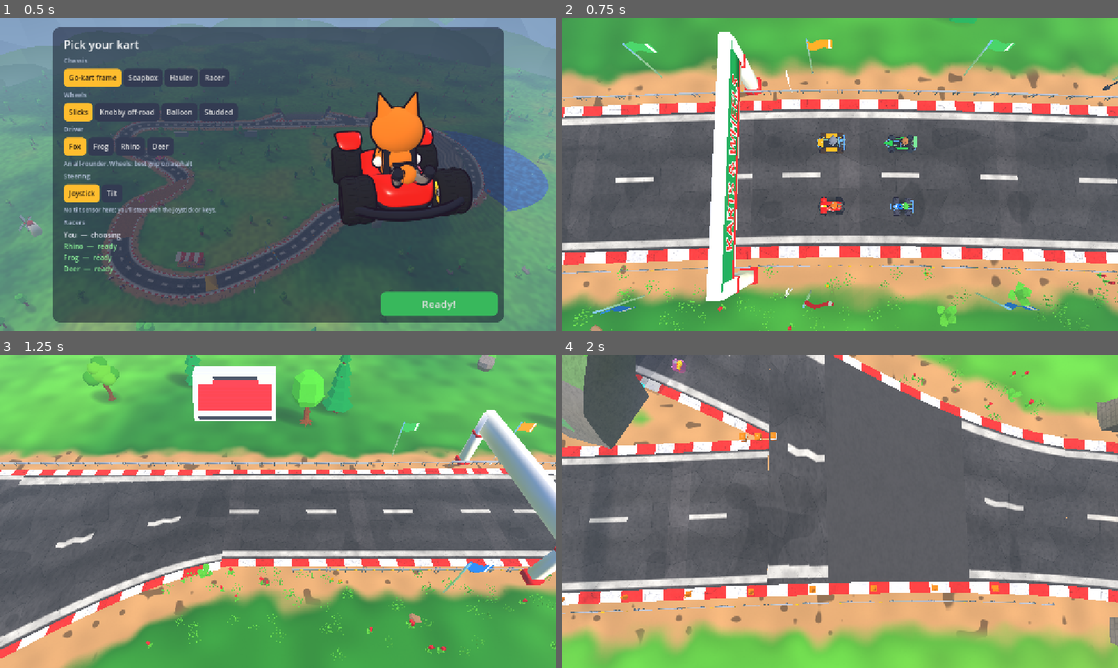
Above: before the commit, frames 1-4 (two rows, left to right).
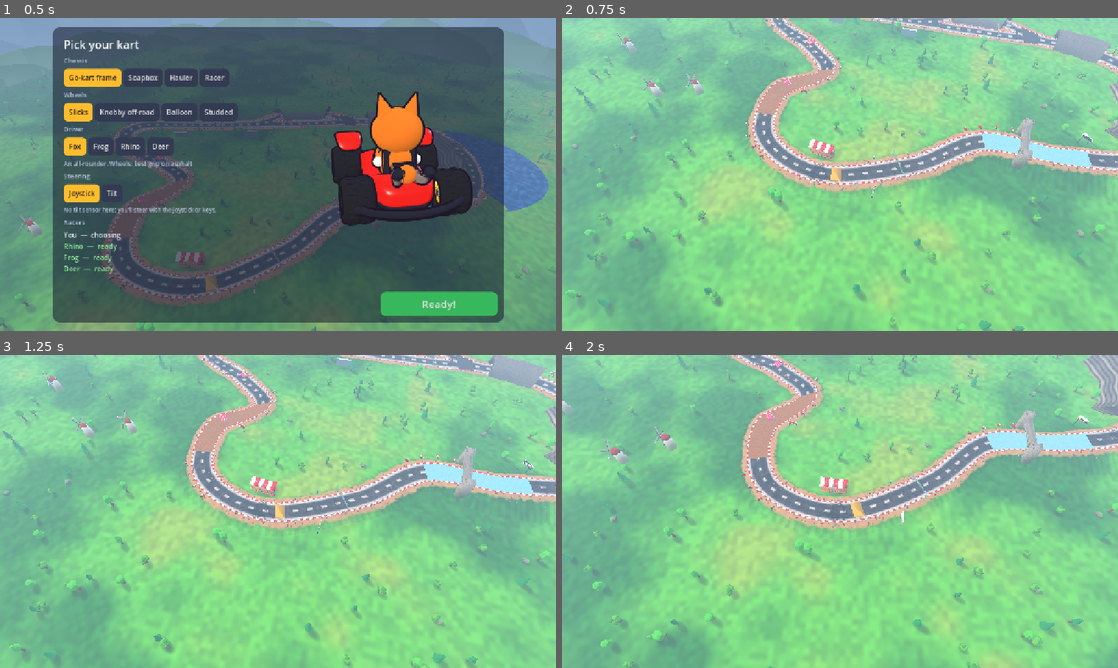
Above: after the commit, the same moments.

Repository: lukechn99/games
Game: Godot game, scene res://scenes/main.tscn
The game is run twice, just before and just after one commit, with the same random seed, the same clock (stepped at 60 frames per second) and the same inputs.
Inputs (mouse positions are in pixels of both pictures, inside the frame that each line leads up to):
- Up to frame 1 (0.5 s): no input
- Up to frame 2 (0.75 s): click "Ready!" at 0.5 s
- Up to frame 3 (1.25 s): no input
- Up to frame 4 (2 s): tap Enter at 1.25 s; move the mouse to (962, 495) at 1.27 s; hold D (steer_right) from 1.28 s (still down); hold Shift (drift) from 1.28 s (still down); click (962, 495) at 1.42 s; tap Space at 1.52 s

Frame 1 is identical in both runs. In frame 2, 100% of the frame differs, in the area x 0-100%, y 0-100%; in frame 3, 100%; in frame 4, 100%.

Commit message:
Fly-in: one slow, high circle down to your kart
The fly-in began from the camera after it had been snapped behind the
kart, so it lurched up from the grid and back down. It now starts from
the aerial tour's pose, above the tallest scenery, takes 8 s for one
turn, holds height before dropping, and can't be restarted mid-flight.
The online countdown allows for the longer fly-in.

Co-Authored-By: Claude Opus 5.5 <noreply@anthropic.com>
Claude-Session: https://claude.ai/code/session_01KfLUHNsrhXFzoqocSTpJTD

Diff:
--- a/racing/scripts/main.gd
+++ b/racing/scripts/main.gd
@@ -322,7 +322,7 @@
 # the map: one more full circle, spiralling down toward the grid, ending
 # right behind your kart where the race camera takes over.
 
-const INTRO := 4.5
+const INTRO := 8.0   # slow: one unhurried turn, coming down
 var _intro_len := INTRO
 var _intro_left := 0.0
 var _intro_pin := -1.0   # ?introt=T: hold the fly-in at T (0..1), for checking it
@@ -331,11 +331,14 @@
 
 
 func _begin_intro(seconds := INTRO) -> void:
+	if _intro_left > 0.0:
+		return   # already flying in
 	_intro_len = seconds
 	_intro_left = seconds
-	var c := track.map_centre()
-	var off := camera.global_position - c
-	_intro_from = Vector3(Vector2(off.x, off.z).length(), off.y, atan2(off.z, off.x))
+	# Start from where the aerial tour is now, not from the camera: by this
+	# point the race camera has already been snapped behind the kart.
+	var r := track.map_radius() * 1.05 + 40.0
+	_intro_from = Vector3(r, 150.0 + r * 0.1, _tour * 0.08)
 	_intro_ceiling = -1.0   # measured on the first frame (the scenery's solid by then)
 	camera.set_process(false)
 	hud.visible = false
@@ -357,6 +360,7 @@
 			var hit := sp.intersect_ray(PhysicsRayQueryParameters3D.create(p + Vector3.UP * 400.0, p + Vector3.DOWN * 200.0))
 			if not hit.is_empty():
 				_intro_ceiling = maxf(_intro_ceiling, (hit["position"] as Vector3).y)
+	_intro_from.y = maxf(_intro_from.y, _intro_ceiling + 60.0)
 
 
 func _intro(delta: float) -> void:
@@ -382,12 +386,16 @@
 	var rest0: Vector3 = rest[0]
 	var to_grid := Vector2(rest0.x - mid.x, rest0.z - mid.z)
 	var end_ang := atan2(to_grid.y, to_grid.x)
-	var sweep := TAU + fposmod(end_ang - _intro_from.z, TAU)
+	# One turn at most: whatever's left to reach the grid's side, plus a full
+	# turn only if that would be too little to feel like a circle.
+	var sweep := fposmod(end_ang - _intro_from.z, TAU)
+	if sweep < PI * 0.75:
+		sweep += TAU
 	var ang := _intro_from.z + sweep * e
 	var radius := lerpf(_intro_from.x, to_grid.length(), e)
 	# Coming down from the tour's height to a lower top view; the last part
 	# swoops from there straight down onto the kart.
-	var height := lerpf(_intro_from.y, maxf(_intro_ceiling + 30.0, grid.y + 45.0), e)
+	var height := lerpf(_intro_from.y, maxf(_intro_ceiling + 30.0, grid.y + 45.0), e * e)   # stays high, then drops
 	var pos := mid + Vector3(cos(ang) * radius, 0.0, sin(ang) * radius)
 	pos.y = height
 	var hit := get_world_3d().direct_space_state.intersect_ray(PhysicsRayQueryParameters3D.create(pos + Vector3.UP * 200.0, pos + Vector3.DOWN * 300.0))
Not shown, changed: lib/games/racing/rules.ts
Not shown, changed: tests/racing.test.ts
